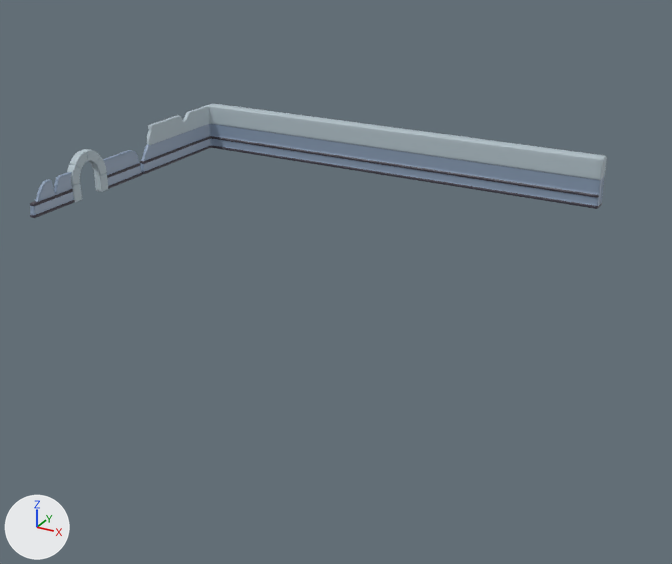
A saved change to the FBX model source/Assets/Resources/Models/EnvironmentBuildings/ruins-arch-2.fbx.
The view is the same before and after, from a 50 mm lens placed at (42.9, -44.0, 19.6), pointed at (16.0, 4.9, -4.8). Arrows for +X, +Y and +Z are at lower left; the lights stay in place. Where no turn or scale is listed for an object, it has been applied to the vertices.

In view in the first picture: 'LeftWall', 'LeftWall.001', 'RightWall'.
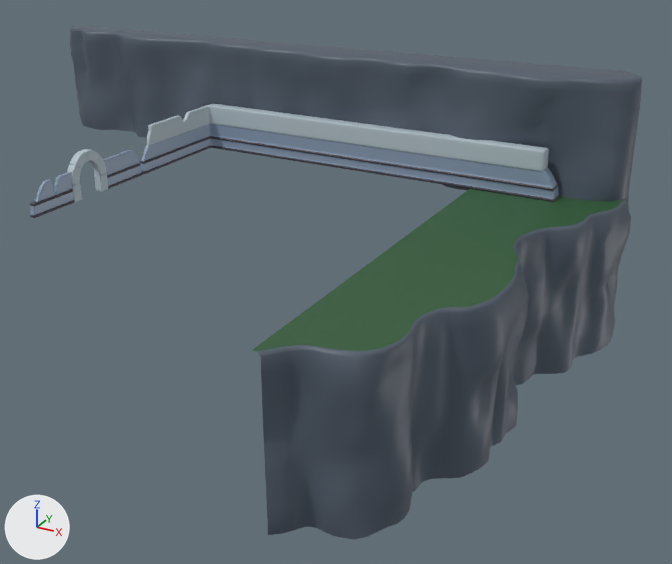
Boxes (x1, y1, x2, y2) around the edits, measured in the pictures (672 x 564 px; the box of a moved part takes in the faces that stretch with it):
'Grid', added
    after: (253, 189, 631, 539)
    faces in mat_stoneraw (dark blue #505b69): (257, 197, 631, 539)
    faces in mat_grass (dark green #315c36): (253, 189, 623, 352)
'StoneCliff', added (blue)
    after: (70, 25, 642, 201)
'LeftWall.001', reshaped (10% narrower, 7% shorter)
    before: (140, 104, 607, 209)
    after: (140, 104, 559, 202)
part 1 of me_cube_001, moved or reshaped
    before: (536, 149, 607, 209)
    after: (536, 149, 559, 201)

Diff of the bpy script that builds the scene:
```diff
--- a/source/Assets/Resources/Models/EnvironmentBuildings/ruins-arch-2.fbx.py
+++ b/source/Assets/Resources/Models/EnvironmentBuildings/ruins-arch-2.fbx.py
@@ mat_grass @@
+mat_grass = principled_material('Grass')
+mat_grass.base_color = (0.0305, 0.107, 0.037)  # dark green #315c36
@@ mat_stoneraw @@
+mat_stoneraw = principled_material('StoneRaw')
+mat_stoneraw.base_color = (0.0807, 0.105, 0.142)  # dark blue #505b69
@@ me_cube_001 @@
 # used by ob_leftwall_001; location = (0.03, 7.48, 1.0)
-me_cube_001.from_pydata(...)  # 3931 vertices, 3809 faces; spans x -0.2..30.3, y -2.2..7.1, z -1.0..2.3
+me_cube_001.from_pydata(...)  # 3832 vertices, 3701 faces; spans x -0.2..27.4, y -2.2..7.1, z -1.0..2.3
+# me_cube_001 part 1: 139 vertices moved from x 26.8..30.2, y 5.9..7.1, z -1.0..2.3 to x 26.4..27.4, y 5.9..7.1, z -1.0..2.2; 215 vertices removed from x 26.4..30.3, y 5.9..7.1, z -1.0..2.3; 116 vertices added at x 26.4..27.4, y 5.9..7.1, z -1.0..2.1
 me_cube_001.materials.append(mat_stonelighter)
@@ me_grid_005 @@
+me_grid_005.from_pydata(...)  # 2025 vertices, 1943 faces; spans x 5.2..15.5, y -15.1..16.4, z -10.1..0.0
+# faces by material slot: [990, 953]
+me_grid_005.materials.append(mat_stoneraw)  # dark blue #505b69
+me_grid_005.materials.append(mat_grass)  # dark green #315c36
@@ me_grid_001 @@
+me_grid_001.from_pydata(...)  # 832 vertices, 757 faces; spans x -11.4..35.7, y -0.9..3.8, z -4.1..4.1
+me_grid_001.materials.append(mat_stoneraw)  # dark blue #505b69
@@ ob_grid @@
+ob_grid = bpy.data.objects.new('Grid', me_grid_005)
+ob_grid.location = (16.53, 1.7, 0.0)
@@ ob_stonecliff @@
+ob_stonecliff = bpy.data.objects.new('StoneCliff', me_grid_001)
+ob_stonecliff.location = (-4.24, 14.61, 3.78)
```
